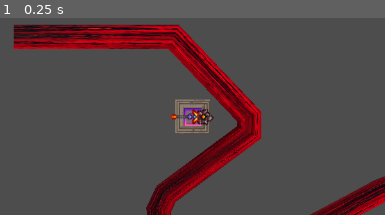
Above: before the commit, frame 1.
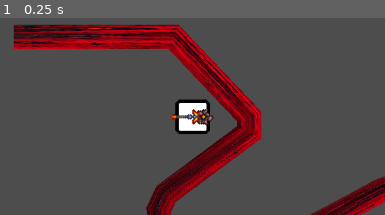
Above: after the commit, the same moment.

Repository: TheEmersonian/tower-tower-defense
Game: Godot game, scene res://scenes/maps/starting_map.tscn
Same seed, same stepped clock (60 frames per second), same inputs: the game is played once before the commit and once after it.
Inputs:
- Up to frame 1 (0.25 s): no input
The pictures show only the part of the screen within x 1-51%, y 4-54%; the shares and areas given below are measured in that part.

The runs differ from the first frame. In frame 1, 1.3% of the frame differs, in the area x 45-55%, y 41-59%.

Commit message:
added images

Diff:
--- /dev/null
+++ b/dev/sprite_display.tscn
@@ -0,0 +1,152 @@
+[gd_scene load_steps=17 format=3 uid="uid://b5kjq5b0ho5ld"]
+
+[ext_resource type="Texture2D" uid="uid://bhjdg7k1g5cw4" path="res://assets/images/towers/base/Base.png" id="1_v1u07"]
+[ext_resource type="Texture2D" uid="uid://ba8y721doodge" path="res://assets/images/towers/base/Base-Range1.png" id="2_wc033"]
+[ext_resource type="Texture2D" uid="uid://b6b67pl4jgwoy" path="res://assets/images/towers/base/Base-Range2.png" id="3_3yhrg"]
+[ext_resource type="Texture2D" uid="uid://doc6vsyvlx4l4" path="res://assets/images/towers/base/Base-Range3.png" id="4_lpvwq"]
+[ext_resource type="Texture2D" uid="uid://gird321wf46p" path="res://assets/images/towers/base/Base-Range4.png" id="5_nrbu1"]
+[ext_resource type="Texture2D" uid="uid://wpjxec3ouwyw" path="res://assets/images/towers/base/Base-Range5.png" id="6_icj1k"]
+[ext_resource type="Texture2D" uid="uid://bv6bwhieg6r0y" path="res://assets/images/towers/base/Base-Pierce1.png" id="7_2jqrw"]
+[ext_resource type="Texture2D" uid="uid://dqafl0mv7pwhr" path="res://assets/images/towers/base/Base-Pierce2.png" id="8_bbxrk"]
+[ext_resource type="Texture2D" uid="uid://bciobegjkro63" path="res://assets/images/towers/base/Base-Pierce3.png" id="9_ifder"]
+[ext_resource type="Texture2D" uid="uid://d1avgd38x4vi7" path="res://assets/images/towers/base/Base-Pierce4.png" id="10_0d8nw"]
+[ext_resource type="Texture2D" uid="uid://c405bujkn7qhh" path="res://assets/images/towers/base/Base-Pierce5.png" id="11_g5jxw"]
+[ext_resource type="Texture2D" uid="uid://dwj5o5mpwckhd" path="res://assets/images/towers/base/Base-Turnspeed1.png" id="12_igd52"]
+[ext_resource type="Texture2D" uid="uid://upjxohcfu4gn" path="res://assets/images/towers/base/Base-Turnspeed2.png" id="13_di63x"]
+[ext_resource type="Texture2D" uid="uid://cg44agrmy0bty" path="res://assets/images/towers/base/Base-Turnspeed3.png" id="14_2b0i7"]
+[ext_resource type="Texture2D" uid="uid://btq4rkeilhns6" path="res://assets/images/towers/base/Base-Turnspeed4.png" id="15_byolq"]
+[ext_resource type="Texture2D" uid="uid://dnuubx1faogov" path="res://assets/images/towers/base/Base-Turnspeed5.png" id="16_7vhu8"]
+
+[node name="SpriteDisplay" type="FlowContainer"]
+anchors_preset = 15
+anchor_right = 1.0
+anchor_bottom = 1.0
+grow_horizontal = 2
+grow_vertical = 2
+vertical = true
+
+[node name="Base" type="TextureRect" parent="."]
+custom_minimum_size = Vector2(100, 100)
+layout_mode = 2
+size_flags_vertical = 0
+texture = ExtResource("1_v1u07")
+expand_mode = 5
+
+[node name="TextureRect2" type="TextureRect" parent="."]
+custom_minimum_size = Vector2(100, 100)
+layout_mode = 2
+size_flags_vertical = 0
+texture = ExtResource("2_wc033")
+expand_mode = 5
+
+[node name="TextureRect3" type="TextureRect" parent="."]
+custom_minimum_size = Vector2(100, 100)
+layout_mode = 2
+size_flags_vertical = 0
+texture = ExtResource("3_3yhrg")
+expand_mode = 5
+
+[node name="TextureRect4" type="TextureRect" parent="."]
+custom_minimum_size = Vector2(100, 100)
+layout_mode = 2
+size_flags_vertical = 0
+texture = ExtResource("4_lpvwq")
+expand_mode = 5
+
+[node name="TextureRect5" type="TextureRect" parent="."]
+custom_minimum_size = Vector2(100, 100)
+layout_mode = 2
+size_flags_vertical = 0
+texture = ExtResource("5_nrbu1")
+expand_mode = 5
+
+[node name="TextureRect6" type="TextureRect" parent="."]
+custom_minimum_size = Vector2(100, 100)
+layout_mode = 2
+size_flags_vertical = 0
+texture = ExtResource("6_icj1k")
+expand_mode = 5
+
+[node name="Base2" type="TextureRect" parent="."]
+custom_minimum_size = Vector2(100, 100)
+layout_mode = 2
+size_flags_vertical = 0
+texture = ExtResource("1_v1u07")
+expand_mode = 5
+
+[node name="TextureRect7" type="TextureRect" parent="."]
+custom_minimum_size = Vector2(100, 100)
+layout_mode = 2
+size_flags_vertical = 0
+texture = ExtResource("7_2jqrw")
+expand_mode = 5
+
+[node name="TextureRect8" type="TextureRect" parent="."]
+custom_minimum_size = Vector2(100, 100)
+layout_mode = 2
+size_flags_vertical = 0
+texture = ExtResource("8_bbxrk")
+expand_mode = 5
+
+[node name="TextureRect9" type="TextureRect" parent="."]
+custom_minimum_size = Vector2(100, 100)
+layout_mode = 2
+size_flags_vertical = 0
+texture = ExtResource("9_ifder")
+expand_mode = 5
+
+[node name="TextureRect10" type="TextureRect" parent="."]
+custom_minimum_size = Vector2(100, 100)
+layout_mode = 2
+size_flags_vertical = 0
+texture = ExtResource("10_0d8nw")
+expand_mode = 5
+
+[node name="TextureRect11" type="TextureRect" parent="."]
+custom_minimum_size = Vector2(100, 100)
+layout_mode = 2
+size_flags_vertical = 0
+texture = ExtResource("11_g5jxw")
+expand_mode = 5
+
+[node name="Base3" type="TextureRect" parent="."]
+custom_minimum_size = Vector2(100, 100)
+layout_mode = 2
+size_flags_vertical = 0
+texture = ExtResource("1_v1u07")
+expand_mode = 5
+
+[node name="TextureRect14" type="TextureRect" parent="."]
+custom_minimum_size = Vector2(100, 100)
+layout_mode = 2
+size_flags_vertical = 0
+texture = ExtResource("12_igd52")
+expand_mode = 5
+
+[node name="TextureRect15" type="TextureRect" parent="."]
+custom_minimum_size = Vector2(100, 100)
+layout_mode = 2
+size_flags_vertical = 0
+texture = ExtResource("13_di63x")
+expand_mode = 5
+
+[node name="TextureRect16" type="TextureRect" parent="."]
+custom_minimum_size = Vector2(100, 100)
+layout_mode = 2
+size_flags_vertical = 0
+texture = ExtResource("14_2b0i7")
+expand_mode = 5
+
+[node name="TextureRect17" type="TextureRect" parent="."]
+custom_minimum_size = Vector2(100, 100)
+layout_mode = 2
+size_flags_vertical = 0
+texture = ExtResource("15_byolq")
+expand_mode = 5
+
+[node name="TextureRect18" type="TextureRect" parent="."]
+custom_minimum_size = Vector2(100, 100)
+layout_mode = 2
+size_flags_vertical = 0
+texture = ExtResource("16_7vhu8")
+expand_mode = 5
--- /dev/null
+++ b/scenes/tower_upgrades.tscn
@@ -0,0 +1,8 @@
+[gd_scene format=3 uid="uid://74rf8mkmhtey"]
+
+[node name="TowerUpgrades" type="PanelContainer"]
+anchors_preset = 15
+anchor_right = 1.0
+anchor_bottom = 1.0
+grow_horizontal = 2
+grow_vertical = 2
--- a/scripts/classes/basic_tower.gd
+++ b/scripts/classes/basic_tower.gd
@@ -1,7 +1,7 @@
 class_name BasicTower
 extends Tower
 
-var basic_tower_base := preload("res://assets/images/Homing Blast.png")
+var basic_tower_base := preload("res://assets/images/towers/base/Base-Pierce1.png")
 var basic_tower_turret := preload("res://assets/images/Summoner item 5.png")
 
 var bullet_scene := preload("res://scenes/projectiles/bullet.tscn")
@@ -11,7 +11,7 @@
 
 func set_stats():
 	base_sprite = basic_tower_base
-	base_scale = Vector2(0.3,0.3)
+	base_scale = Vector2(0.05,0.05)
 	base_rotation_degrees = 0
 	turret_sprite = basic_tower_turret
 	turret_scale = Vector2(1,1)
@@ -38,7 +38,7 @@
 	var bullet: Projectile = bullet_scene.instantiate()
 	bullet.global_position = global_position
 	bullet.rotation_degrees = tower_turret.rotation_degrees - turret_rotation_degrees
-	bullet.setup(DAMAGE, 3, projectile_speed)
+	bullet.setup(DAMAGE, 1, projectile_speed)
 	projectiles_container.add_child(bullet)
 
 
--- a/scripts/projectiles/bullet.gd
+++ b/scripts/projectiles/bullet.gd
@@ -27,5 +27,5 @@
 		area.take_damage(damage)
 		hit_enemies.append(area)
 		pierce -= 1
-		if pierce <= 0:
+		if pierce < 0:
 			queue_free()
Binary file added: assets/images/towers/base/Base-Pierce1.png
Not shown, added: assets/images/towers/base/Base-Pierce1.png.import
Binary file added: assets/images/towers/base/Base-Pierce2.png
Not shown, added: assets/images/towers/base/Base-Pierce2.png.import
Binary file added: assets/images/towers/base/Base-Pierce3.png
Not shown, added: assets/images/towers/base/Base-Pierce3.png.import
Binary file added: assets/images/towers/base/Base-Pierce4.png
Not shown, added: assets/images/towers/base/Base-Pierce4.png.import
Binary file added: assets/images/towers/base/Base-Pierce5.png
Not shown, added: assets/images/towers/base/Base-Pierce5.png.import
Binary file added: assets/images/towers/base/Base-Range1.png
Not shown, added: assets/images/towers/base/Base-Range1.png.import
(and 22 more such lines)
